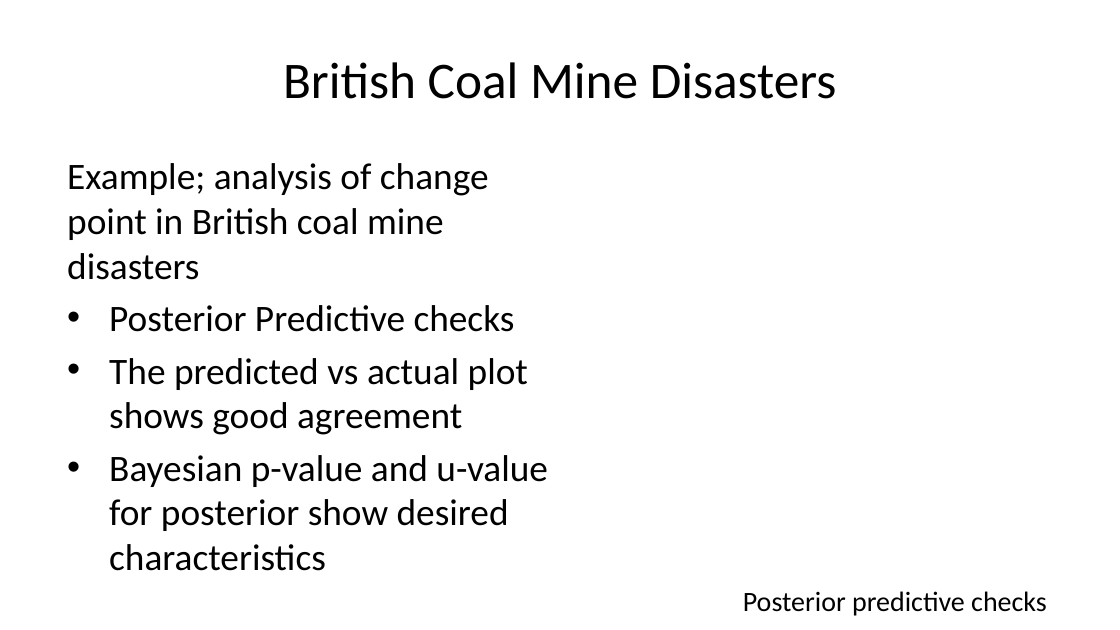
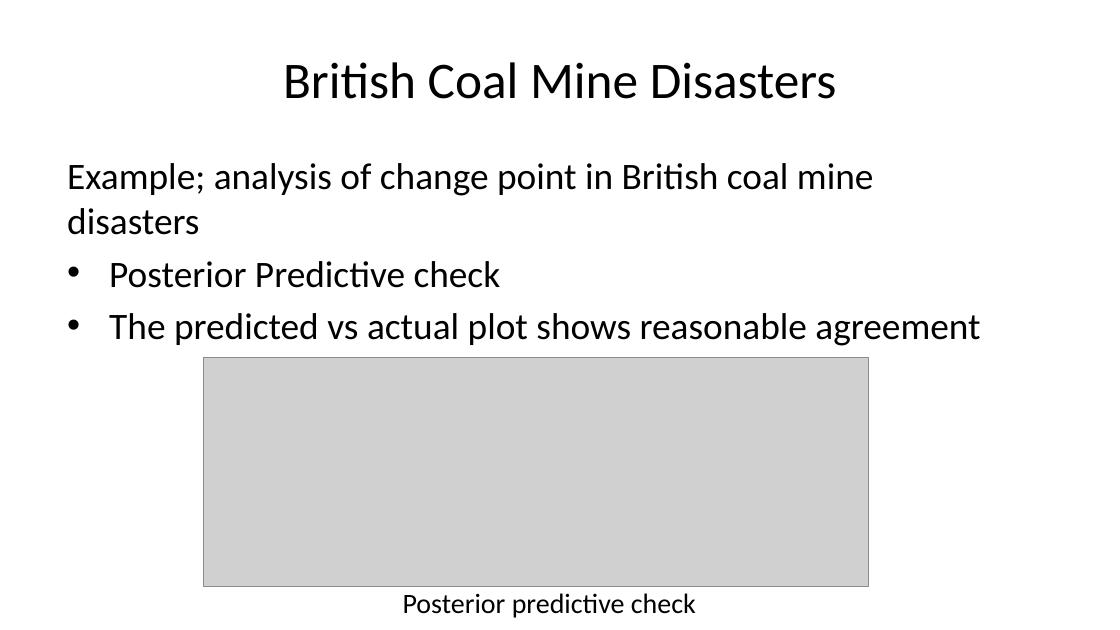
Before and after one commit to StephenElston/CSCI-E-83, a slide deck: slide 88 of LectureSlides/13_BayesModels_MCMC.pptx. Drawn at 1120x630 pixels with LibreOffice and Linux fonts; fonts in the diff are those of the drawing; grey boxes stand for pictures. Boxes give left, top, right and bottom in pixels: in the first picture for what was removed or moved away, otherwise in the second. Text is boxed around its words. In the diff, an @@ line names an element or a change of style, - is before the commit and + after.

```diff
--- a/LectureSlides/13_BayesModels_MCMC.pptx
+++ b/LectureSlides/13_BayesModels_MCMC.pptx
@@ text at (109,261,980,346): text changed @@
-• Posterior Predictive checks
-• The predicted vs actual plot shows good agreement
-• Bayesian p-value and u-value for posterior show desired characteristics
+• Posterior Predictive check
+• The predicted vs actual plot shows reasonable agreement
@@ picture added at (204,357,869,586) @@
@@ text at (403,593,696,618): text changed @@
-Posterior predictive checks
+Posterior predictive check
```
Also in this commit, not shown: 1 other slide changed.
